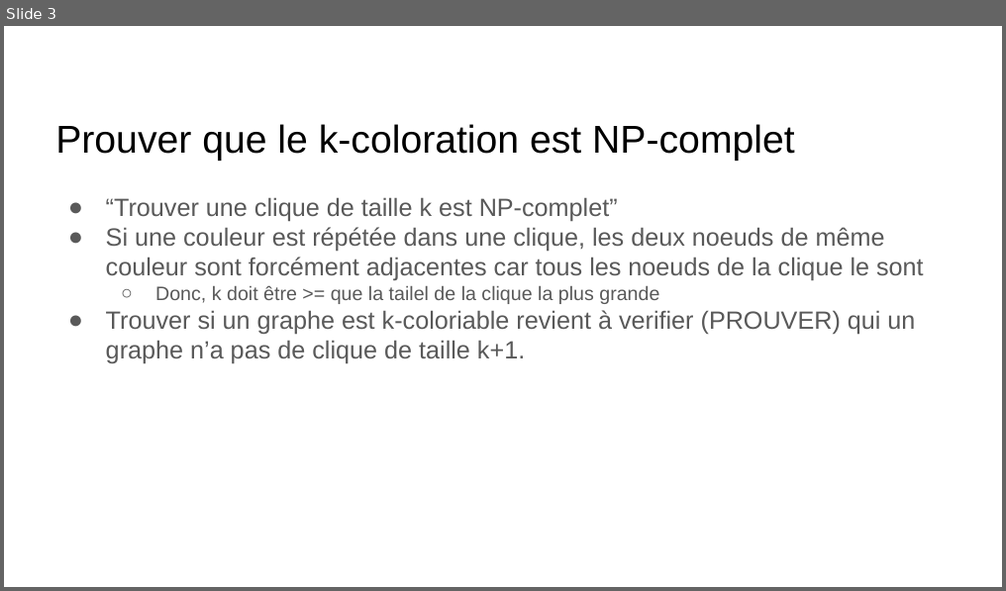
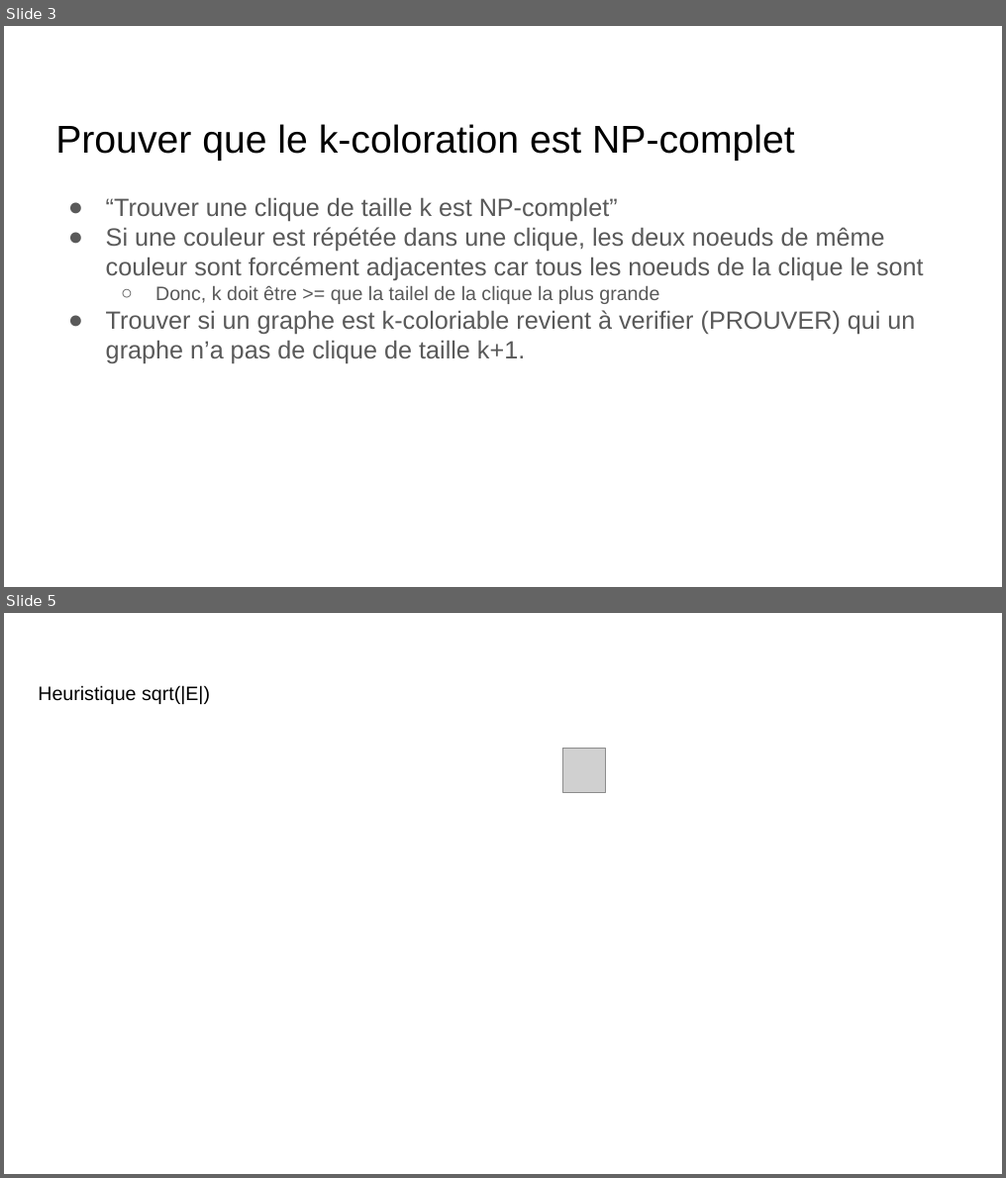
Before and after one commit to claudiosousa/hepia-projects-Math_S6_TP1, a slide deck: TP1 Math.odp. Shown one above the other, each under a label of ours: slide 3 before the commit, slides 3 and 5 after it; the slides between them are not shown. The pictures are 1006x591 and 1006x1178 pixels, drawn with LibreOffice and Linux fonts; fonts in the diff are those of the drawing; grey boxes stand for pictures. Boxes give left, top, right and bottom in pixels: in the first picture for what was removed or moved away, otherwise in the second. Text is boxed around its words. In the diff, an @@ line names an element or a change of style, - is before the commit and + after.

```diff
--- a/TP1 Math.odp
+++ b/TP1 Math.odp
@@ slide 5 added at bbox=[4, 613, 1002, 1174], background #FFFFFF @@
@@ title added at bbox=[38, 685, 210, 704], 14 pt, text #000000 @@
+Heuristique sqrt(|E|)
@@ picture added at bbox=[562, 749, 606, 792] @@
```
Also in this commit, not shown: 1 slide changed, 1 other slide added.
